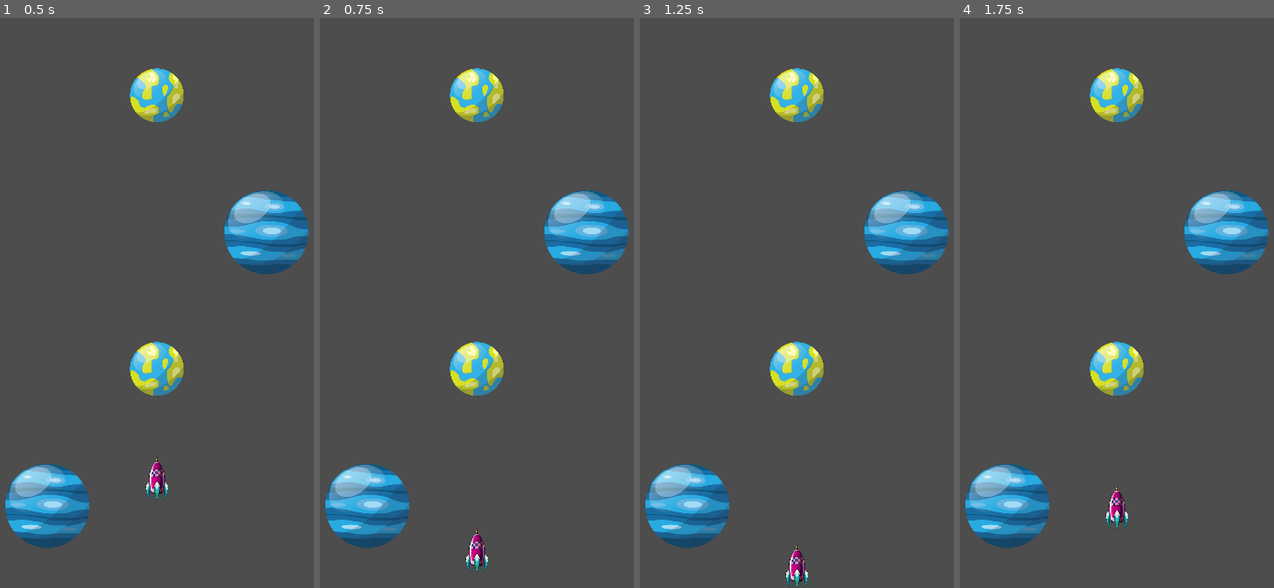
Above: before the commit, frames 1-4 (left to right).
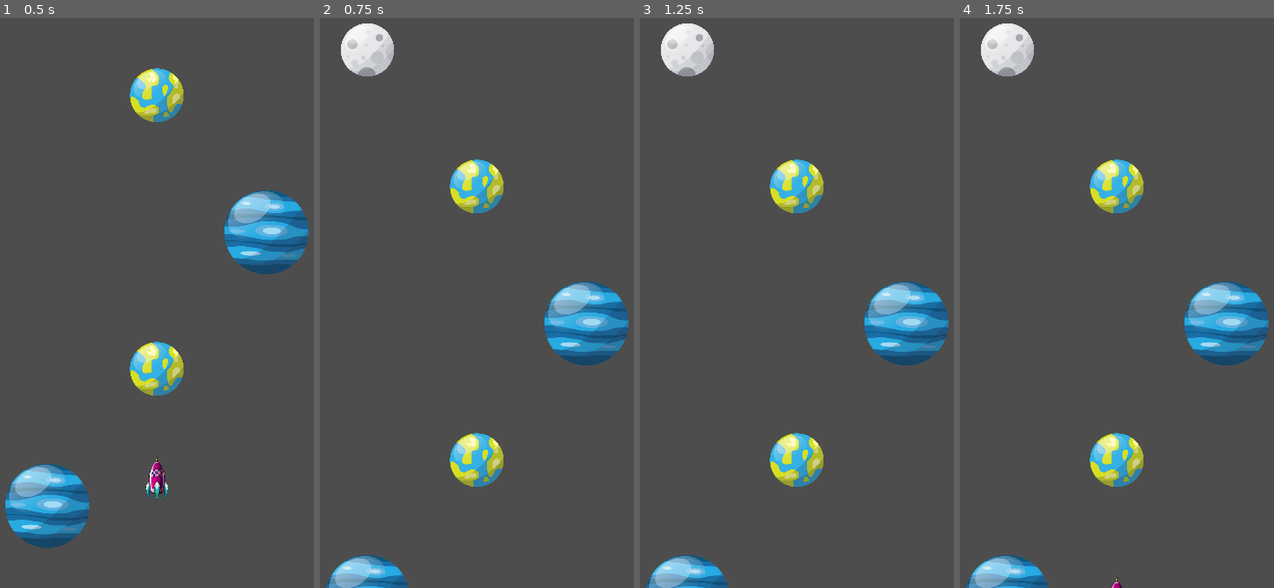
Above: after the commit, the same moments.

Repository: NguyenDucThuan2209/rocket_launch
Game: Godot game, scene res://scenes/main.tscn
Two runs of this game, one before a commit and one after it. Both use one fixed random seed, a clock stepped at 60 frames per second and the inputs below.
Inputs:
- Up to frame 1 (0.5 s): no input
- Up to frame 2 (0.75 s): tap Enter at 0.5 s; hold Up from 0.53 s (still down)
- Up to frame 3 (1.25 s): keep holding Up; tap Space (jump) at 0.77 s
- Up to frame 4 (1.75 s): keep holding Up; tap Space (jump) at 1.25, 1.52 s

Frame 1 is identical in both runs. In frame 2, 17% of the frame differs, in the area x 1-99%, y 0-100%; in frame 3, 17%; in frame 4, 17%.

Commit message:
Create mechannics to move camera up and down with arrow keys

Diff:
--- a/scenes/main.tscn
+++ b/scenes/main.tscn
@@ -12,10 +12,10 @@
 [ext_resource type="PackedScene" uid="uid://bxvw5qwlrep3u" path="res://scenes/planet_8.tscn" id="9_muem4"]
 
 [sub_resource type="RectangleShape2D" id="RectangleShape2D_0wfyh"]
-size = Vector2(500, 2)
+size = Vector2(1000, 2)
 
 [sub_resource type="BoxMesh" id="BoxMesh_sugp2"]
-size = Vector3(500, 2, 1)
+size = Vector3(1000, 2, 1)
 
 [node name="Main" type="Node" node_paths=PackedStringArray("camera", "planetHolder")]
 script = ExtResource("1_0wfyh")
@@ -34,9 +34,11 @@
 position = Vector2(0, 1)
 
 [node name="CollisionShape2D" type="CollisionShape2D" parent="Ground"]
+position = Vector2(500, 0)
 shape = SubResource("RectangleShape2D_0wfyh")
 
 [node name="MeshInstance2D" type="MeshInstance2D" parent="Ground"]
+position = Vector2(500, 0)
 mesh = SubResource("BoxMesh_sugp2")
 
 [node name="Player" parent="." instance=ExtResource("1_o5qli")]
--- a/scripts/main.gd
+++ b/scripts/main.gd
@@ -21,6 +21,14 @@
 
 	for i in 10:
 		spawn_planet()
+
+func _unhandled_input(event: InputEvent) -> void:
+	if event is InputEventKey and event.is_pressed():
+		var key = event as InputEventKey
+		if key.keycode == KEY_UP:
+			camera.position -= Vector2(0, 100)
+		if key.keycode == KEY_DOWN:
+			camera.position += Vector2(0, 100)
 
 func spawn_planet() -> void:
 	if planets.is_empty():
